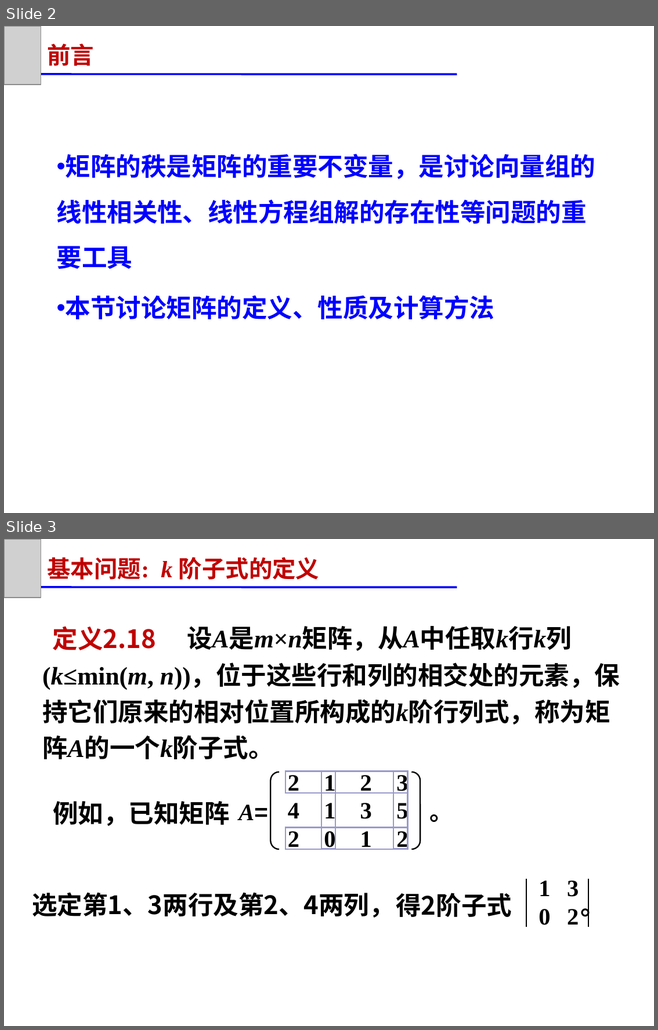
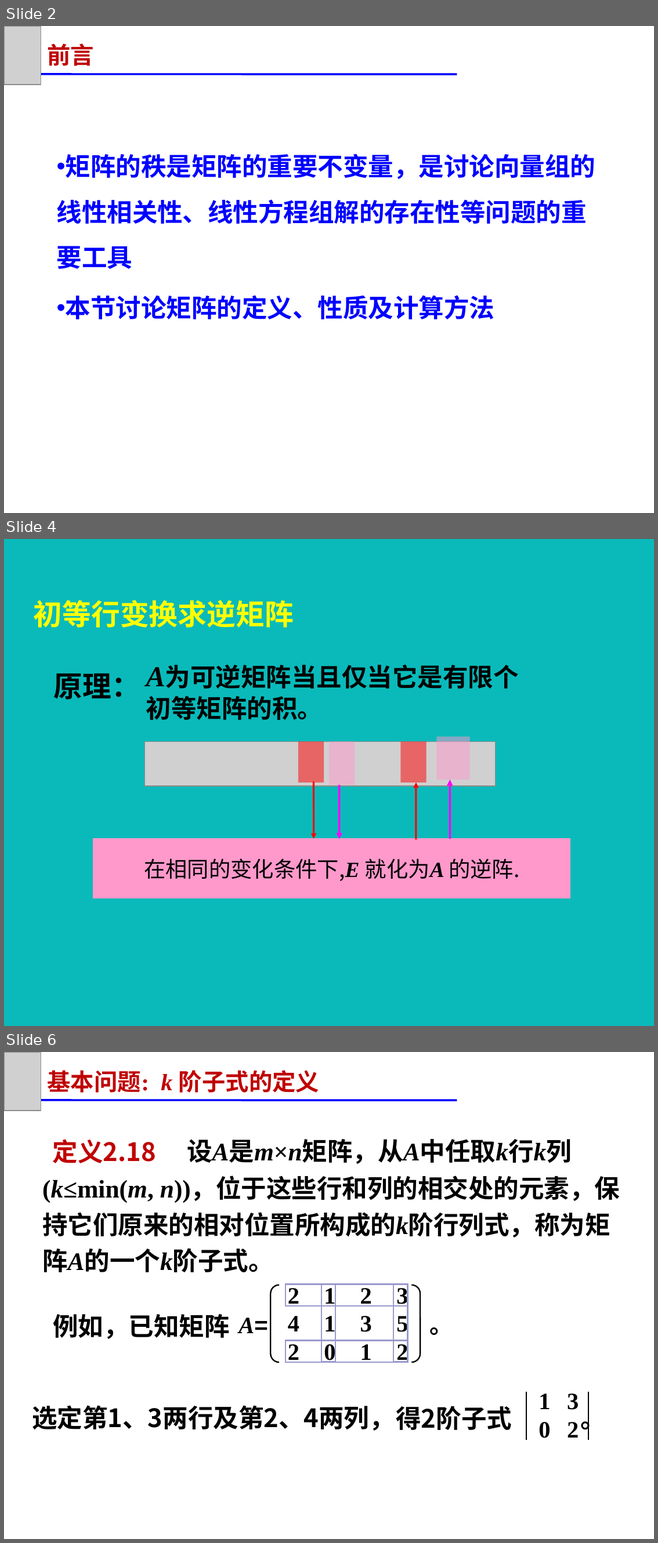
Before and after one commit to zeemeil/zeemeil.github.io, a slide deck: files/2025_2_LM/1104_0206.pptx. Shown one above the other, each under a label of ours: slides 2 and 3 before the commit, slides 2, 4 and 6 after it; the slides between them are not shown. The pictures are 658x1030 and 658x1543 pixels, drawn with LibreOffice and Linux fonts; fonts in the diff are those of the drawing; grey boxes stand for pictures; background and template pictures are left out. Boxes give left, top, right and bottom in pixels: in the first picture for what was removed or moved away, otherwise in the second. Text is boxed around its words. In the diff, an @@ line names an element or a change of style, - is before the commit and + after.

```diff
--- a/files/2025_2_LM/1104_0206.pptx
+++ b/files/2025_2_LM/1104_0206.pptx
@@ slide 4 added at [4,539,654,1026], background #0ABABA @@
@@ text added at [34,600,293,628], 32 pt, text #FFFF00, bold @@
+初等行变换求逆矩阵
@@ text added at [54,674,140,700], 32 pt, text #000000, bold @@
+原理：
@@ text added at [146,696,323,720], 28 pt, text #000000, bold @@
+A为可逆矩阵当且仅当它是有限个初等矩阵的积。
@@ picture added at [144,741,495,786] @@
@@ rectangle added at [298,741,324,783], fill #FF0000 at 51% opacity @@
@@ rectangle added at [329,741,354,785], fill #FF99CC at 51% opacity @@
@@ rectangle added at [400,741,426,783], fill #FF0000 at 51% opacity @@
@@ rectangle added at [436,736,469,779], fill #FF99CC at 51% opacity @@
@@ arrow added from (449, 839) to (449, 779), #FF00FF 2.25 pt @@
@@ arrow added from (313, 783) to (313, 839), #FF0000 2 pt @@
@@ arrow added from (339, 785) to (339, 839), #FF00FF 2.25 pt @@
@@ arrow added from (416, 838) to (416, 783), #FF0000 2 pt @@
@@ rectangle added at [94,839,570,899], fill #FF99CC, outline #FF99CC 1 pt, 24 pt, text #000000 @@
+在相同的变化条件下,E 就化为A 的逆阵.
@@ what was slide 3 is now slide 6 @@
```
Also in this commit, not shown: 1 slide changed, 9 other slides added, 1 slide removed, 10 other files.
